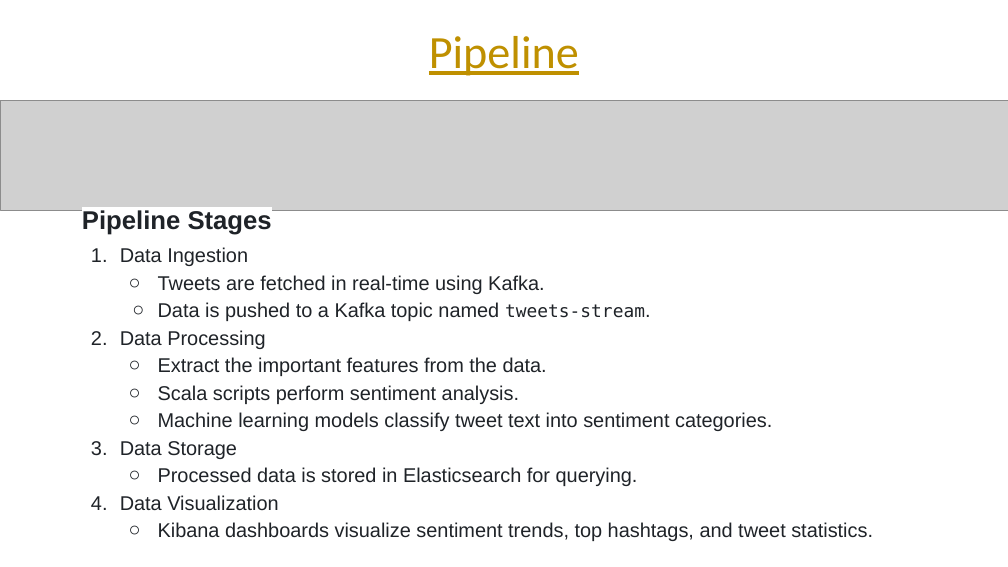
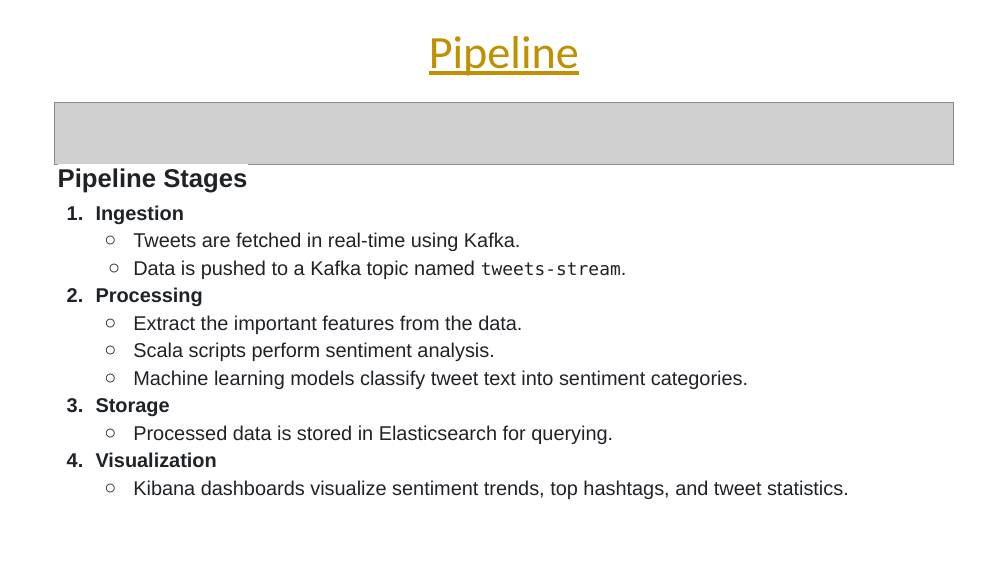
Before and after one commit to amjadAwad95/Twitter-Stream-Processing-Pipeline, a slide deck: slide 7 of Presentation/Presentation.pptx (slide 8 before the commit). Drawn at 1008x567 pixels with LibreOffice and Linux fonts; fonts in the diff are those of the drawing; grey boxes stand for pictures. Boxes give left, top, right and bottom in pixels: in the first picture for what was removed or moved away, otherwise in the second. Text is boxed around its words. In the diff, an @@ line names an element or a change of style, - is before the commit and + after.

```diff
--- a/Presentation/Presentation.pptx
+++ b/Presentation/Presentation.pptx
@@ picture: place and size @@
-picture at [0, 101, 1008, 210]
+picture at [54, 102, 954, 165]
@@ text "Pipeline Stages": place and size @@
-text "Pipeline Stages" at [82, 210, 873, 541]
+text "Pipeline Stages" at [58, 168, 849, 499]
@@ text at [96, 205, 184, 224]: text changed; bold on @@
-1. Data Ingestion
+1. Ingestion
@@ text at [96, 287, 203, 307]: text changed; bold on @@
-2. Data Processing
+2. Processing
@@ text at [96, 398, 170, 417]: text changed; bold on @@
-3. Data Storage
+3. Storage
@@ text at [96, 452, 217, 468]: text changed; bold on @@
-4. Data Visualization
+4. Visualization
```
Also in this commit, not shown: 5 other slides changed, 1 slide removed.
